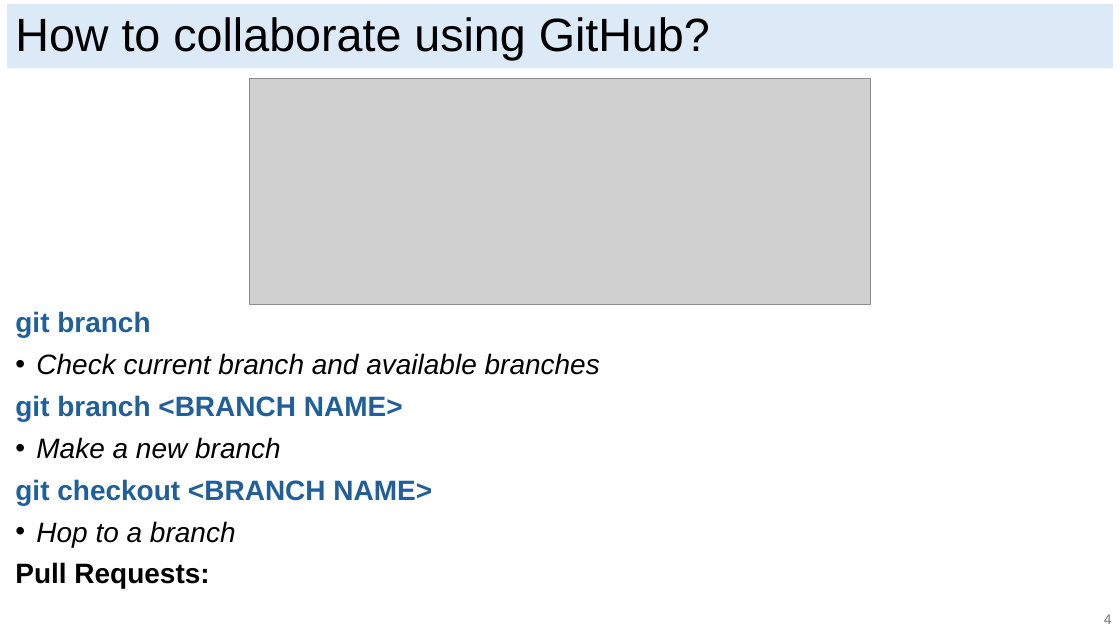
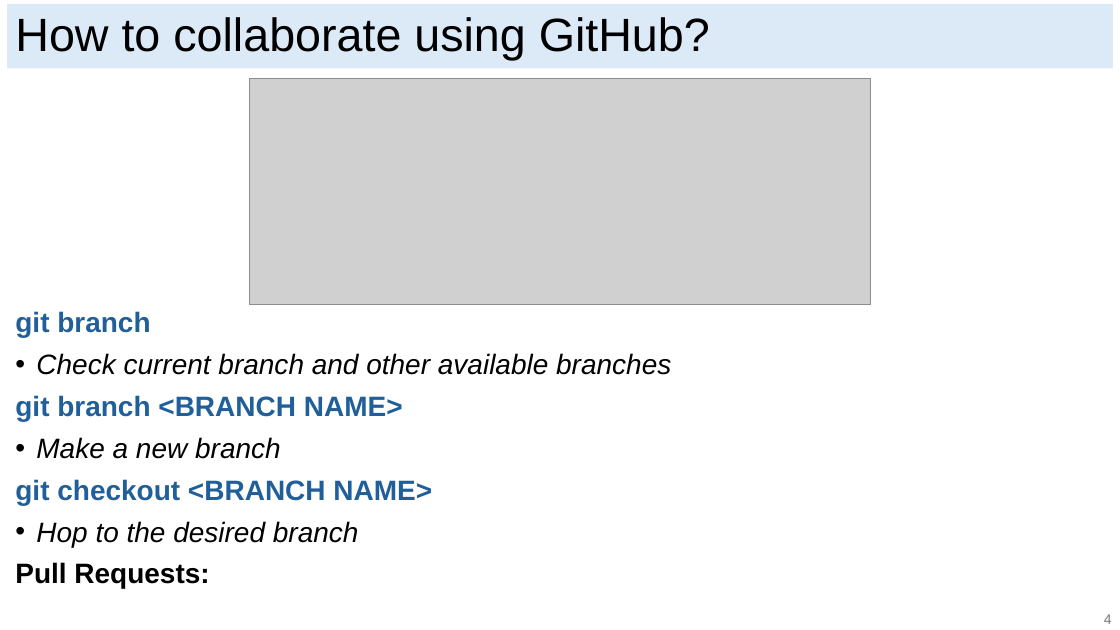
Before and after one commit to ericjmei/git_python_workshop, a slide deck: slide 7 of slides/git_slides.pptx. Drawn at 1120x630 pixels with LibreOffice and Linux fonts; fonts in the diff are those of the drawing; grey boxes stand for pictures. Boxes give left, top, right and bottom in pixels: in the first picture for what was removed or moved away, otherwise in the second. Text is boxed around its words. In the diff, an @@ line names an element or a change of style, - is before the commit and + after.

```diff
--- a/slides/git_slides.pptx
+++ b/slides/git_slides.pptx
@@ text at (36, 353, 671, 375): text changed @@
-• Check current branch and available branches
+• Check current branch and other available branches
@@ text at (36, 521, 359, 547): text changed @@
-• Hop to a branch
+• Hop to the desired branch
```
Also in this commit, not shown: 2 other slides changed, 4 other files.
